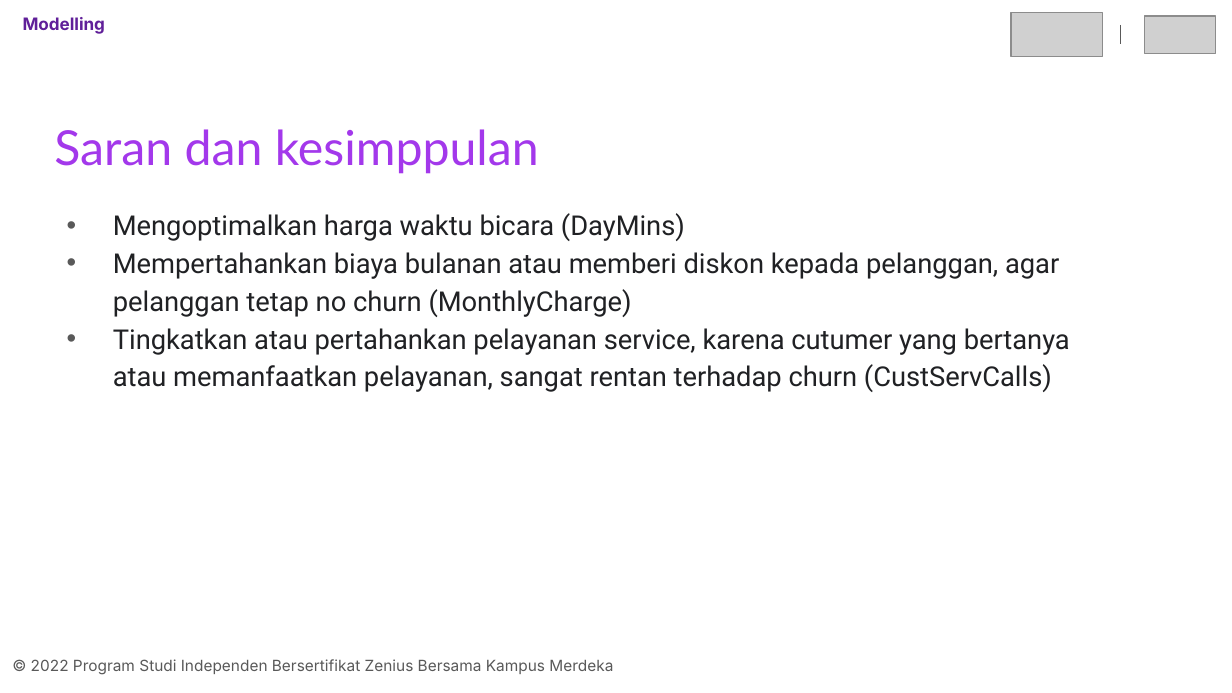
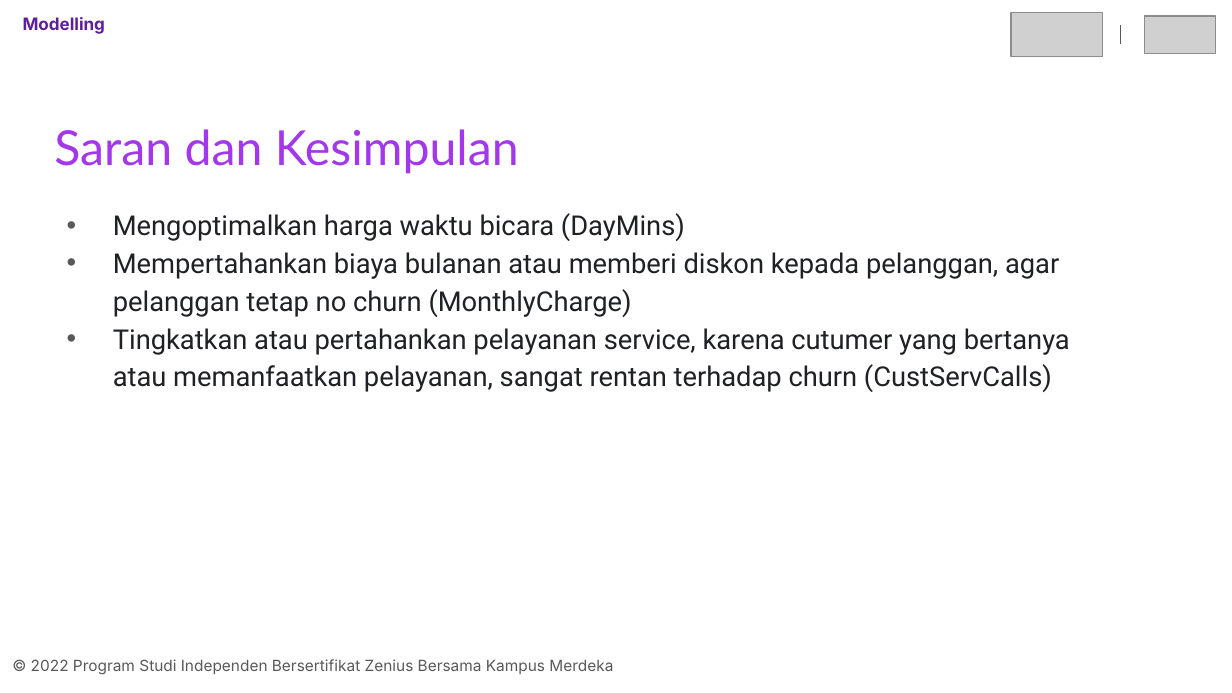
Before and after one commit to blitzaaard/final-project-kelompok-5-Aditya-Bariq-Ikhsan, a slide deck: slide 23 of final-project-kelompok-5-Aditya Bariq Ikhsan.pptx (slide 17 before the commit). Drawn at 1232x693 pixels with LibreOffice and Linux fonts; fonts in the diff are those of the drawing; grey boxes stand for pictures. Boxes give left, top, right and bottom in pixels: in the first picture for what was removed or moved away, otherwise in the second. Text is boxed around its words. In the diff, an @@ line names an element or a change of style, - is before the commit and + after.

```diff
--- a/final-project-kelompok-5-Aditya Bariq Ikhsan.pptx
+++ b/final-project-kelompok-5-Aditya Bariq Ikhsan.pptx
@@ title at box(54, 129, 519, 174): text changed @@
-Saran dan kesimppulan
+Saran dan Kesimpulan
```
Also in this commit, not shown: 3 other slides changed, 6 slides added, 1 other file.
